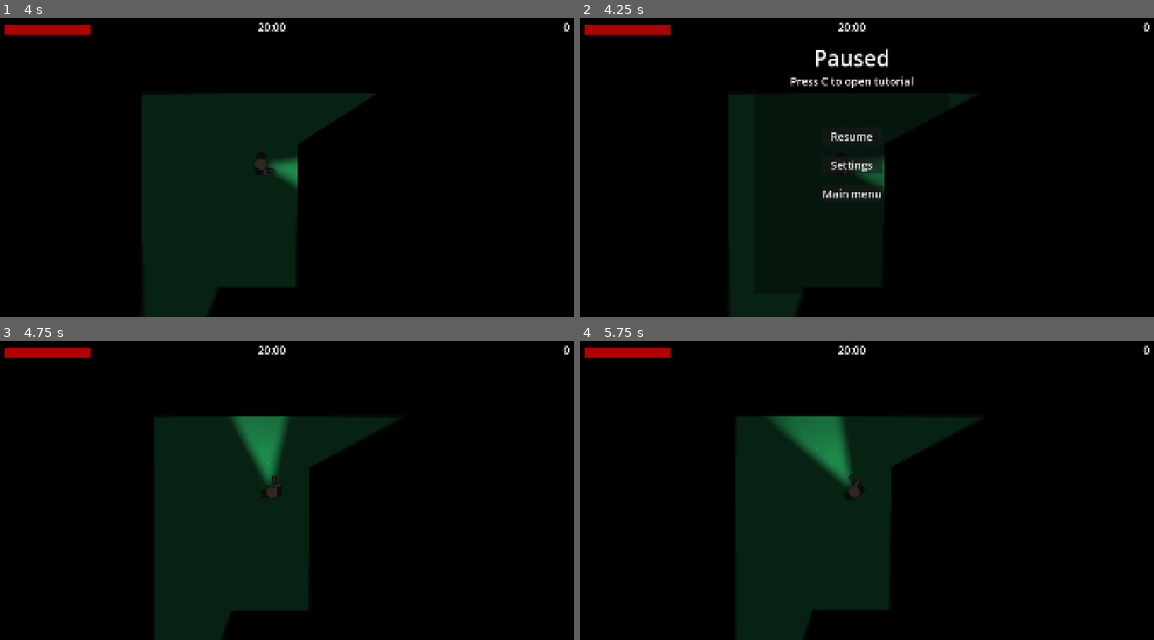
Above: before the commit, frames 1-4 (two rows, left to right).
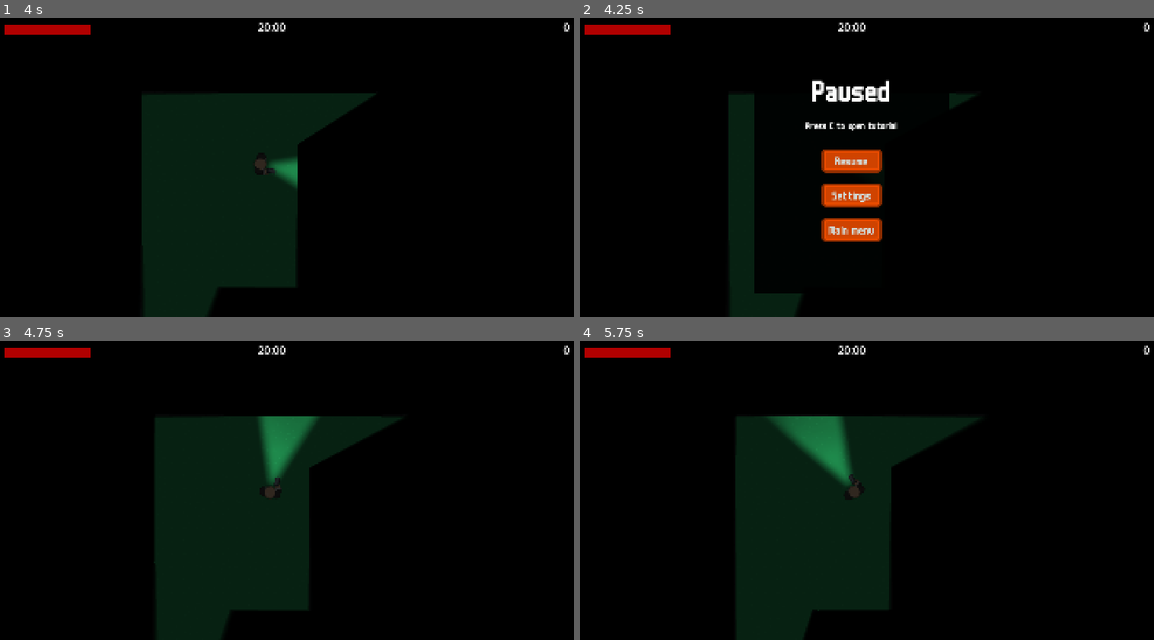
Above: after the commit, the same moments.

Repository: AltairGameStudio/Godot-Wild-Jam-93-Team-1
Game: Godot game, scene res://scenes/world.tscn
Two runs of this game, one before a commit and one after it. Both use one fixed random seed, a clock stepped at 60 frames per second and the inputs below. This scene is started directly instead of the project's main scene. The engine's default icon, where the game draws it, is replaced by a stand-in: a white triangle on a blue panel in a dark square. Sound files missing from this copy of the repository are replaced by a short silence.
Inputs (mouse positions are in pixels of both pictures, inside the frame that each line leads up to):
- Up to frame 1 (4 s): tap C (open_controls) every 0.75 s from 0.5 to 2.75 s; move the mouse to (407, 149) at 0.52 s; hold D (ui_right) 0.53-1.25 s; hold Right mouse button (equip) 0.53-1.25 s; click (407, 149) at 0.67 s; tap Enter (ui_accept) at 0.77, 3.5, 3.77 s; drag from (149, 179) to (292, 161) at 1.27 s; move the mouse to (332, 98) at 2.02 s; hold D (ui_right) 2.03-2.75 s; hold Space (interact) 2.03-2.75 s; drag from (241, 224) to (91, 119) at 2.77 s; move the mouse to (453, 209) at 3.52 s; press the mouse at (453, 209) at 3.53 s; hold A (ui_left) from 3.53 s (still down)
- Up to frame 2 (4.25 s): keep holding A (ui_left); tap Escape (pause) at 4.15 s
- Up to frame 3 (4.75 s): release A (ui_left) at 4.25 s; release the mouse at (453, 532) at 4.25 s; click "Resume" at 4.25 s
- Up to frame 4 (5.75 s): drag from (671, 442) to (849, 472) at 5.02 s

Frame 1 is identical in both runs. In frame 2, 4.3% of the frame differs, in the area x 36-59%, y 10-75%; in frame 3, 1.6%; in frame 4, less than 0.1%.

Commit message:
Stylize pause menu

Diff:
--- a/scenes/pause_menu.tscn
+++ b/scenes/pause_menu.tscn
@@ -1,7 +1,21 @@
 [gd_scene format=3 uid="uid://bgnlkgksr0r1a"]
 
 [ext_resource type="Script" uid="uid://clshnwdsgaep7" path="res://scripts/pause_menu.gd" id="1_myx47"]
+[ext_resource type="FontFile" uid="uid://bkjxav41bwaqg" path="res://assets/ui/m6x11plus.ttf" id="2_5d2l8"]
 [ext_resource type="PackedScene" uid="uid://lepbs7dswgrj" path="res://scenes/settings_screen.tscn" id="2_kukqi"]
+[ext_resource type="Texture2D" uid="uid://cyw0e3khsmr6k" path="res://assets/ui/button_red.png" id="3_7l7mv"]
+
+[sub_resource type="StyleBoxTexture" id="StyleBoxTexture_v4r4p"]
+texture = ExtResource("3_7l7mv")
+modulate_color = Color(1, 0.7176471, 0, 1)
+
+[sub_resource type="StyleBoxTexture" id="StyleBoxTexture_1s2dm"]
+texture = ExtResource("3_7l7mv")
+modulate_color = Color(0.6149049, 0.10371773, 0.10371773, 1)
+
+[sub_resource type="StyleBoxTexture" id="StyleBoxTexture_88e76"]
+texture = ExtResource("3_7l7mv")
+modulate_color = Color(0.8392157, 0.15686275, 0.15686275, 1)
 
 [sub_resource type="LabelSettings" id="LabelSettings_myx47"]
 font_size = 32
@@ -28,29 +42,30 @@
 offset_bottom = 20.0
 grow_horizontal = 2
 grow_vertical = 2
-color = Color(0, 0, 0, 0.3019608)
+color = Color(0, 0, 0, 0.8980392)
 
 [node name="PauseLabel" type="Label" parent="." unique_id=1701533708]
 layout_mode = 1
 anchors_preset = -1
 anchor_left = 0.5
-anchor_top = 0.1
+anchor_top = 0.2
 anchor_right = 0.5
-anchor_bottom = 0.1
+anchor_bottom = 0.2
 offset_left = -66.0
 offset_right = 66.0
 offset_bottom = 45.0
 grow_horizontal = 2
-theme_override_font_sizes/font_size = 64
+theme_override_fonts/font = ExtResource("2_5d2l8")
+theme_override_font_sizes/font_size = 100
 text = "Paused"
 
 [node name="VBoxContainer" type="VBoxContainer" parent="." unique_id=244364459]
 layout_mode = 1
-anchors_preset = 8
+anchors_preset = -1
 anchor_left = 0.5
-anchor_top = 0.5
+anchor_top = 0.6
 anchor_right = 0.5
-anchor_bottom = 0.5
+anchor_bottom = 0.6
 offset_left = -20.0
 offset_top = -20.0
 offset_right = 20.0
@@ -59,41 +74,68 @@
 grow_vertical = 2
 theme_override_constants/separation = 32
 
-[node name="ResumeButton" type="Button" parent="VBoxContainer" unique_id=1074519259]
+[node name="ResumeButton" type="Button" parent="VBoxContainer" unique_id=1236465828]
+custom_minimum_size = Vector2(130, 70)
 layout_mode = 2
-theme_override_font_sizes/font_size = 32
+theme_override_colors/font_color = Color(0.81960785, 0.84705883, 0.8352941, 1)
+theme_override_fonts/font = ExtResource("2_5d2l8")
+theme_override_font_sizes/font_size = 40
+theme_override_styles/normal = SubResource("StyleBoxTexture_v4r4p")
+theme_override_styles/pressed = SubResource("StyleBoxTexture_1s2dm")
+theme_override_styles/hover = SubResource("StyleBoxTexture_88e76")
 text = "Resume"
+icon_alignment = 1
+expand_icon = true
 
-[node name="SettingsButton" type="Button" parent="VBoxContainer" unique_id=2019095899]
+[node name="SettingsButton" type="Button" parent="VBoxContainer" unique_id=1796829757]
+custom_minimum_size = Vector2(130, 70)
 layout_mode = 2
-theme_override_font_sizes/font_size = 32
+theme_override_colors/font_color = Color(0.81960785, 0.84705883, 0.8352941, 1)
+theme_override_fonts/font = ExtResource("2_5d2l8")
+theme_override_font_sizes/font_size = 40
+theme_override_styles/normal = SubResource("StyleBoxTexture_v4r4p")
+theme_override_styles/pressed = SubResource("StyleBoxTexture_1s2dm")
+theme_override_styles/hover = SubResource("StyleBoxTexture_88e76")
 text = "Settings"
+icon_alignment = 1
+expand_icon = true
 
-[node name="MainMenuButton" type="Button" parent="VBoxContainer" unique_id=685292560]
+[node name="MainMenuButton" type="Button" parent="VBoxContainer" unique_id=30877515]
+custom_minimum_size = Vector2(180, 70)
 layout_mode = 2
-theme_override_font_sizes/font_size = 32
+theme_override_colors/font_color = Color(0.81960785, 0.84705883, 0.8352941, 1)
+theme_override_fonts/font = ExtResource("2_5d2l8")
+theme_override_font_sizes/font_size = 40
+theme_override_styles/normal = SubResource("StyleBoxTexture_v4r4p")
+theme_override_styles/pressed = SubResource("StyleBoxTexture_1s2dm")
+theme_override_styles/hover = SubResource("StyleBoxTexture_88e76")
 text = "Main menu"
+icon_alignment = 1
+expand_icon = true
+
+[node name="Label" type="Label" parent="." unique_id=2129831822]
+layout_mode = 1
+anchors_preset = -1
+anchor_left = 0.5
+anchor_top = 0.2
+anchor_right = 0.5
+anchor_bottom = 0.2
+offset_left = -183.0
+offset_top = 156.0
+offset_right = 181.0
+offset_bottom = 150.0
+grow_horizontal = 2
+grow_vertical = 2
+theme_override_fonts/font = ExtResource("2_5d2l8")
+text = "Press C to open tutorial"
+label_settings = SubResource("LabelSettings_myx47")
+horizontal_alignment = 1
+vertical_alignment = 1
 
 [node name="SettingsScreen" parent="." unique_id=758672754 instance=ExtResource("2_kukqi")]
 visible = false
 layout_mode = 1
 
-[node name="Label" type="Label" parent="." unique_id=2129831822]
-layout_mode = 1
-anchors_preset = 8
-anchor_left = 0.5
-anchor_top = 0.5
-anchor_right = 0.5
-anchor_bottom = 0.5
-offset_left = -182.0
-offset_top = -270.0
-offset_right = 182.0
-offset_bottom = -225.0
-grow_horizontal = 2
-grow_vertical = 2
-text = "Press C to open tutorial"
-label_settings = SubResource("LabelSettings_myx47")
-
 [connection signal="pressed" from="VBoxContainer/ResumeButton" to="." method="_on_resume_button_pressed"]
 [connection signal="pressed" from="VBoxContainer/SettingsButton" to="." method="_on_settings_button_pressed"]
 [connection signal="pressed" from="VBoxContainer/MainMenuButton" to="." method="_on_main_menu_button_pressed"]
